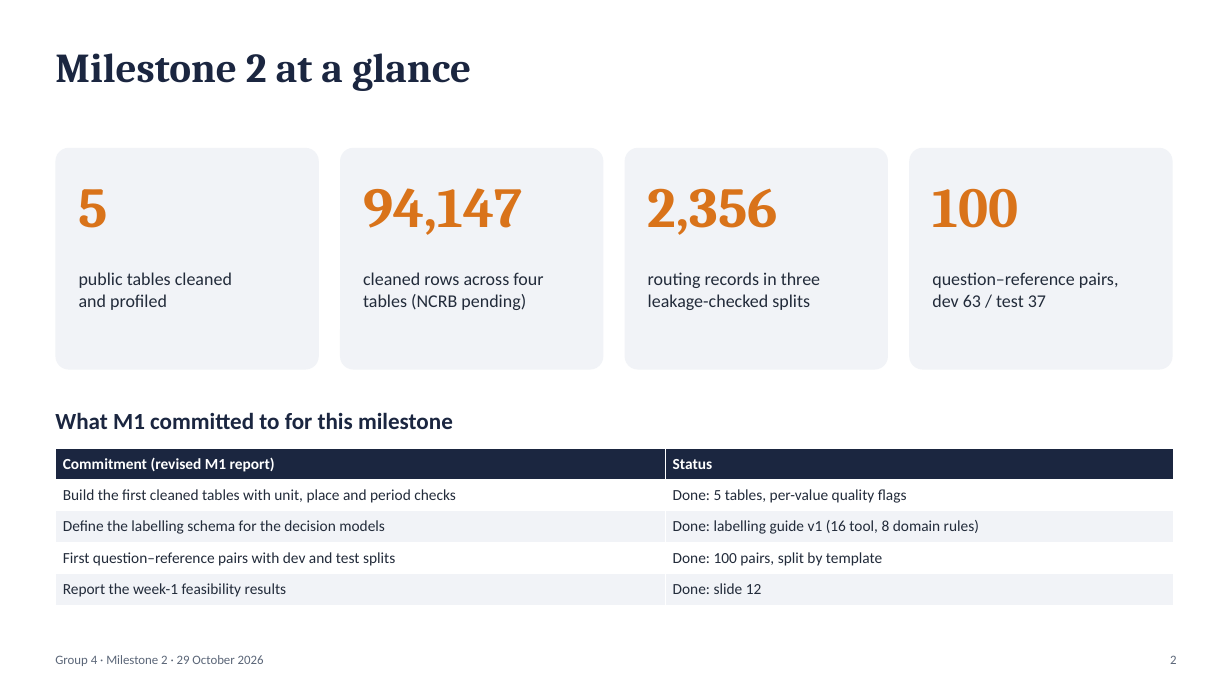
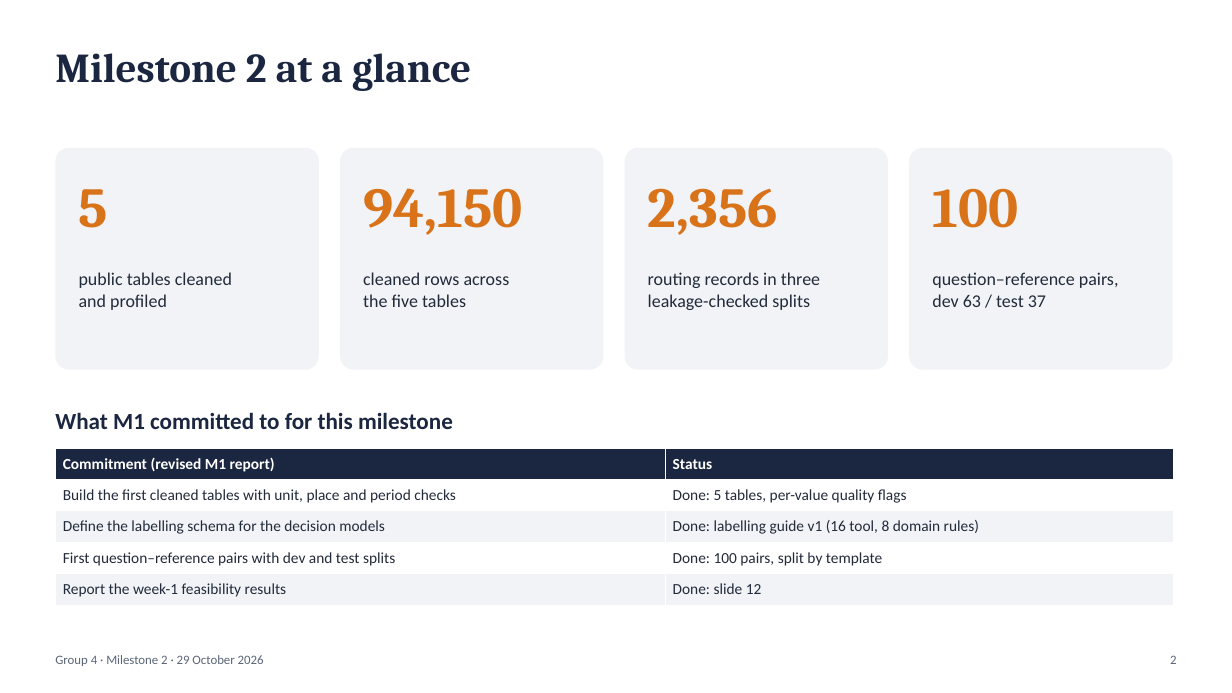
Before and after one commit to sathyaIITM/Group-4-DS-and-AI-Lab-Project, a slide deck: slide 2 of docs/Milestone2_TA_Presentation.pptx. Drawn at 1232x693 pixels with LibreOffice and Linux fonts; fonts in the diff are those of the drawing. Boxes give left, top, right and bottom in pixels: in the first picture for what was removed or moved away, otherwise in the second. Text is boxed around its words. In the diff, an @@ line names an element or a change of style, - is before the commit and + after.

Commit message:
DOC: NCRB results, PoC scope, verified EDA claims; raw-data download script

```diff
--- a/docs/Milestone2_TA_Presentation.pptx
+++ b/docs/Milestone2_TA_Presentation.pptx
@@ text at box(363, 188, 523, 235): text changed @@
-94,147
+94,150
@@ text at box(363, 272, 510, 307): text changed @@
-cleaned rows across four
-tables (NCRB pending)
+cleaned rows across
+the five tables
```
Also in this commit, not shown: 8 other slides changed, 8 other files.
